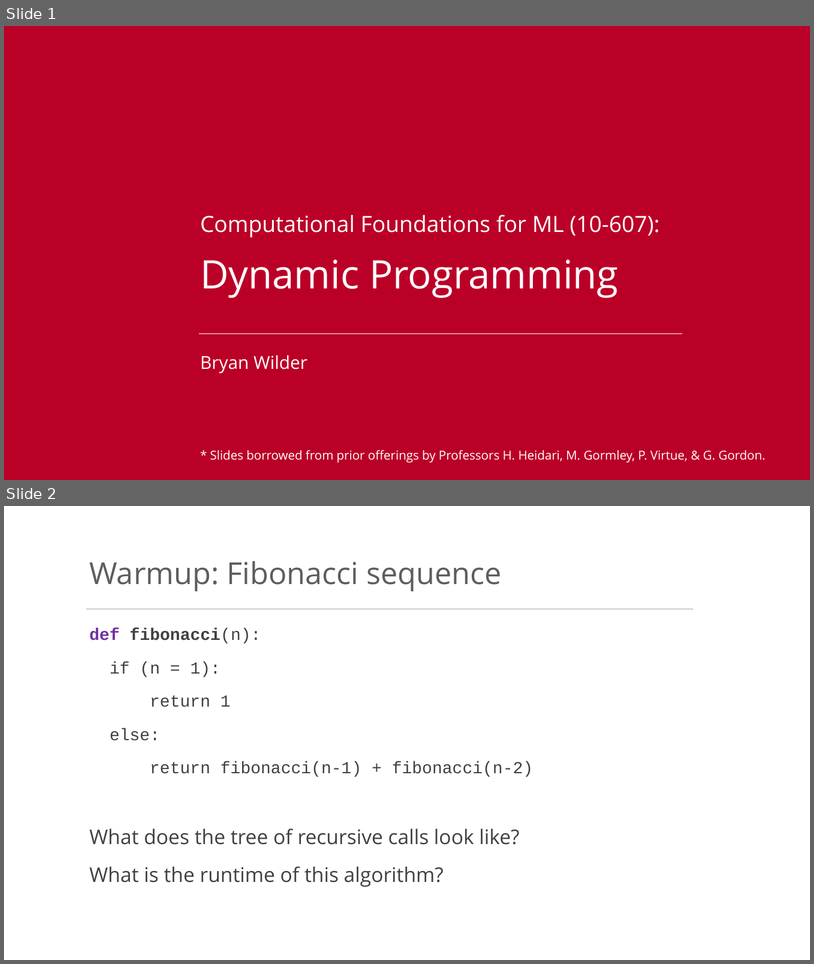
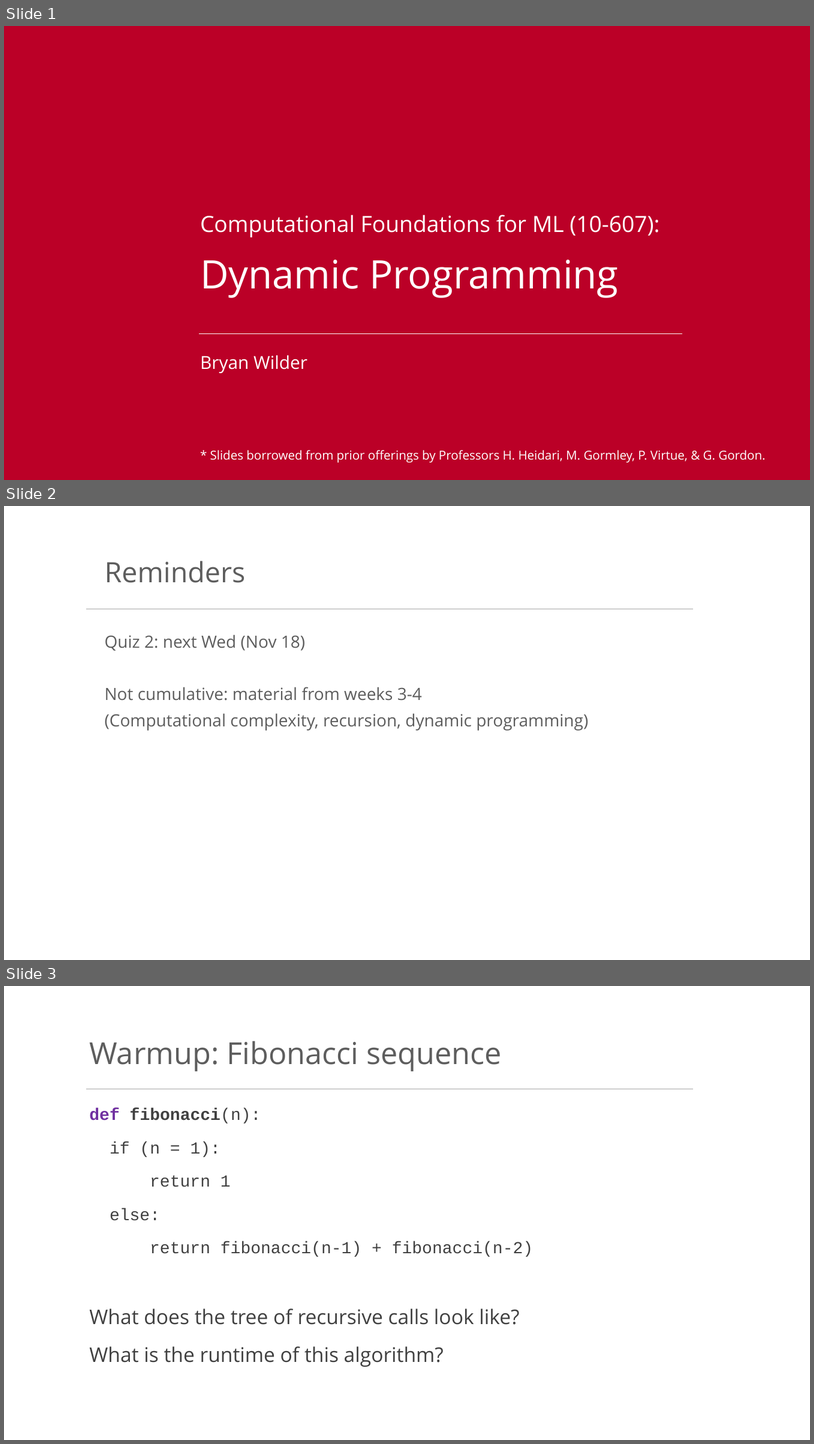
Before and after one commit to bwilder0/10607-f2026, a slide deck: files/lecture_8.pptx. Shown one above the other, each under a label of ours: slides 1 and 2 before the commit, slides 1, 2 and 3 after it. The pictures are 814x964 and 814x1444 pixels, drawn with LibreOffice and Linux fonts; fonts in the diff are those of the drawing; background and template pictures are left out. Boxes give left, top, right and bottom in pixels: in the first picture for what was removed or moved away, otherwise in the second. Text is boxed around its words. In the diff, an @@ line names an element or a change of style, - is before the commit and + after.

```diff
--- a/files/lecture_8.pptx
+++ b/files/lecture_8.pptx
@@ slide 2 added at (x1=4, y1=506, x2=810, y2=960), background #FFFFFF; not listed: 1 template element that a slide beside it also shows @@
@@ text added at (x1=105, y1=561, x2=246, y2=583), 33.3 pt, text #5D5D5D @@
+Reminders
@@ text added at (x1=105, y1=634, x2=588, y2=730), 20 pt, text #5D5D5D @@
+Quiz 2: next Wed (Nov 18)
+Not cumulative: material from weeks 3-4
+(Computational complexity, recursion, dynamic programming)
@@ what was slide 2 is now slide 3 @@
```
Also in this commit, not shown: 11 other slides added.
